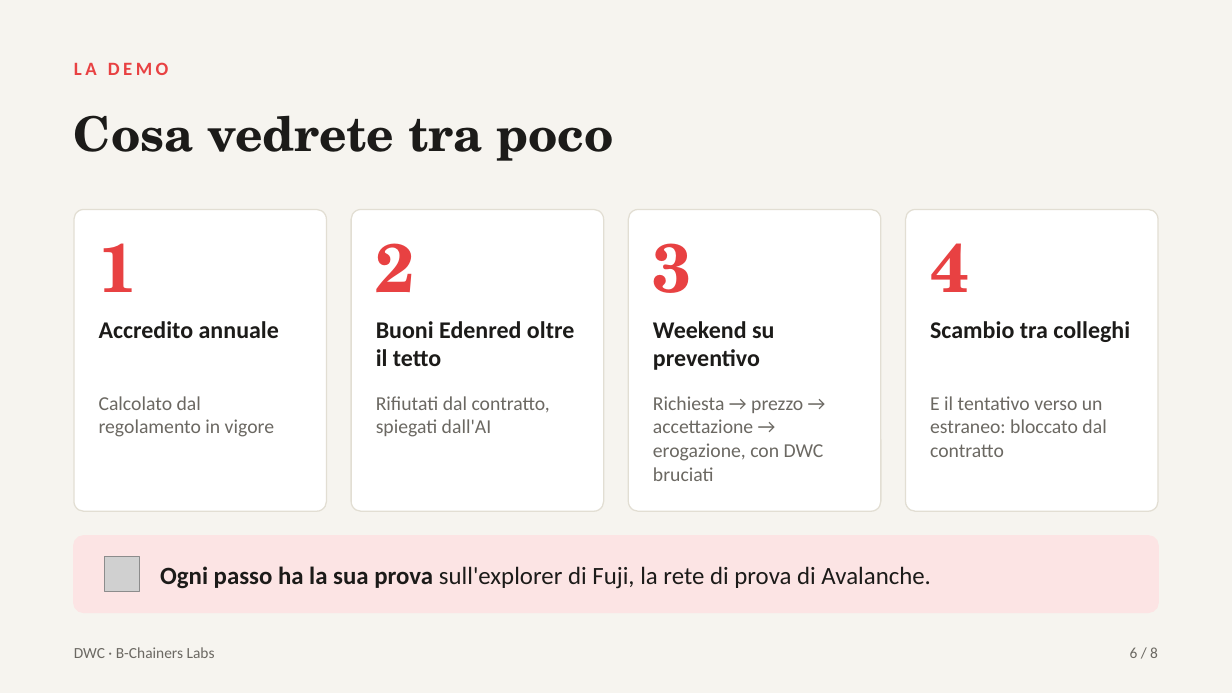
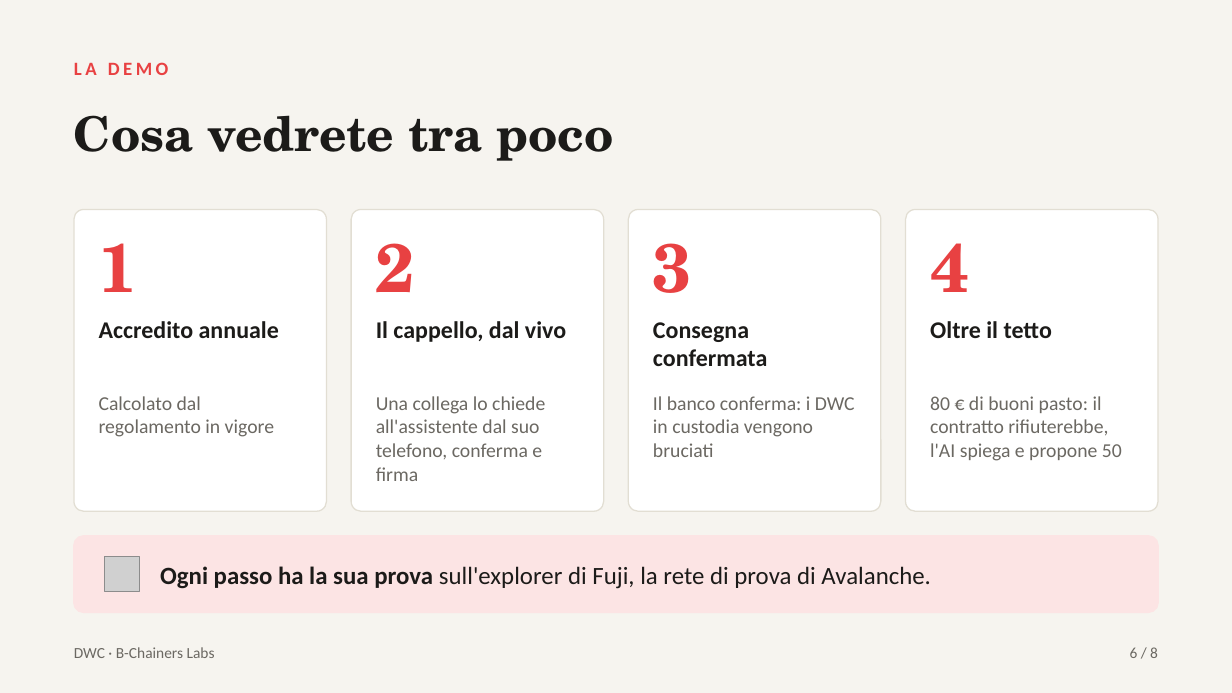
Before and after one commit to SimoneLazzari-DN/dwc-avalanche, a slide deck: slide 6 of pitch/DWC-pitch.pptx. Drawn at 1232x693 pixels with LibreOffice and Linux fonts; fonts in the diff are those of the drawing; grey boxes stand for pictures. Boxes give left, top, right and bottom in pixels: in the first picture for what was removed or moved away, otherwise in the second. Text is boxed around its words. In the diff, an @@ line names an element or a change of style, - is before the commit and + after.

```diff
--- a/pitch/DWC-pitch.pptx
+++ b/pitch/DWC-pitch.pptx
@@ text at box(376, 321, 566, 342): text changed @@
-Buoni Edenred oltre il tetto
+Il cappello, dal vivo
@@ text at box(653, 322, 767, 366): text changed @@
-Weekend su preventivo
+Consegna confermata
@@ text at box(930, 321, 1052, 338): text changed @@
-Scambio tra colleghi
+Oltre il tetto
@@ text at box(376, 396, 545, 481): text changed @@
-Rifiutati dal contratto, spiegati dall'AI
+Una collega lo chiede all'assistente dal suo telefono, conferma e firma
@@ text at box(653, 396, 855, 457): text changed @@
-Richiesta → prezzo → accettazione → erogazione, con DWC bruciati
+Il banco conferma: i DWC in custodia vengono bruciati
@@ text at box(930, 396, 1122, 461): text changed @@
-E il tentativo verso un estraneo: bloccato dal contratto
+80 € di buoni pasto: il contratto rifiuterebbe, l'AI spiega e propone 50
```
Also in this commit, not shown: 1 other slide changed, 4 other files.
